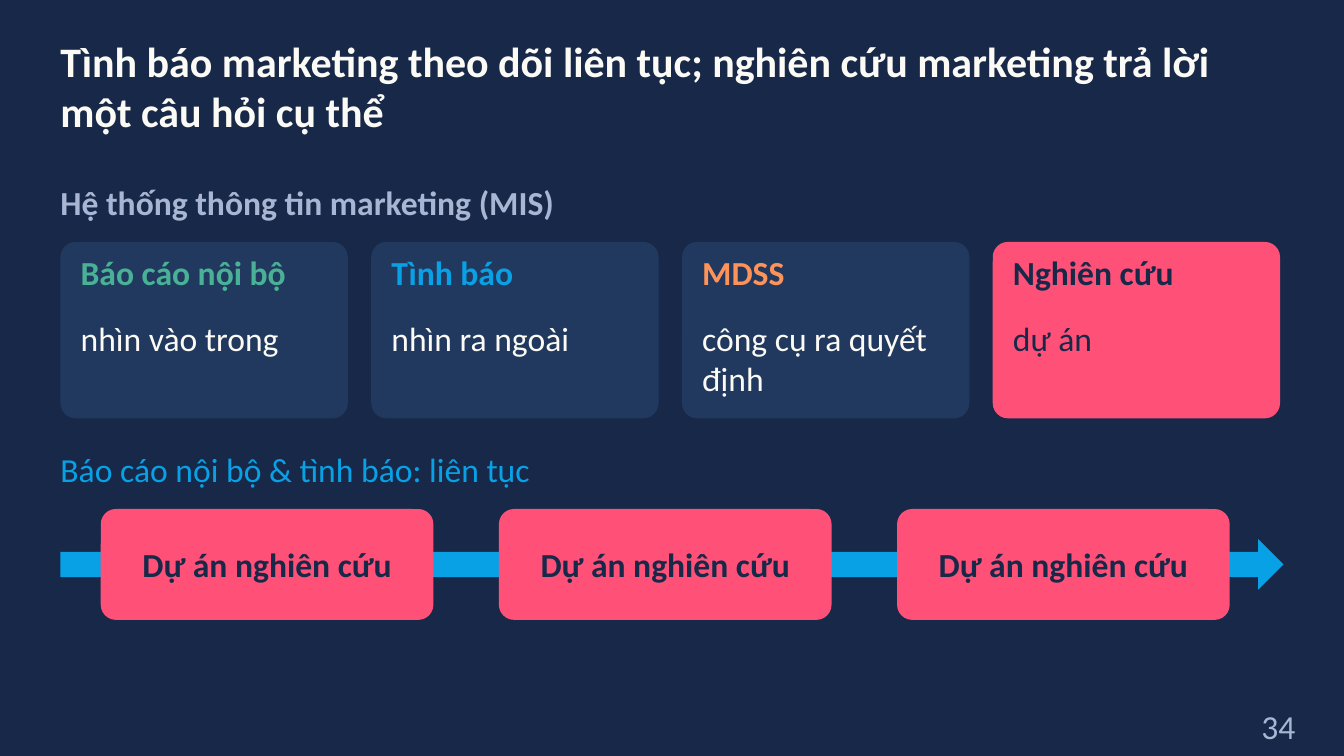
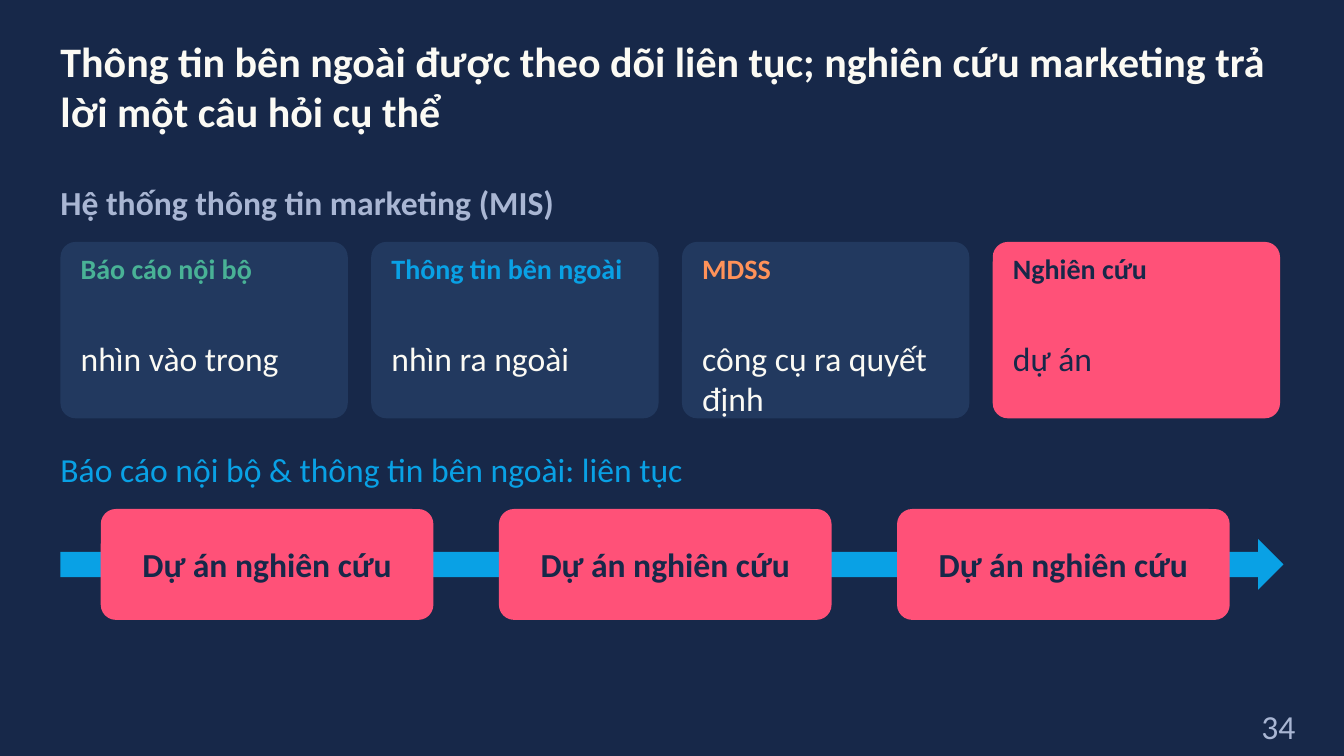
Before and after one commit to dnbaoquyen/teaching-skills, a slide deck: slide 34 of courses/MKT1107/slides/W1_slides_v2.pptx. Drawn at 1344x756 pixels with LibreOffice and Linux fonts; fonts in the diff are those of the drawing. Boxes give left, top, right and bottom in pixels: in the first picture for what was removed or moved away, otherwise in the second. Text is boxed around its words. In the diff, an @@ line names an element or a change of style, - is before the commit and + after.

```diff
--- a/courses/MKT1107/slides/W1_slides_v2.pptx
+++ b/courses/MKT1107/slides/W1_slides_v2.pptx
@@ title at [60,47,1264,135]: text changed @@
-Tình báo marketing theo dõi liên tục; nghiên cứu marketing trả lời một câu hỏi cụ thể
+Thông tin bên ngoài được theo dõi liên tục; nghiên cứu marketing trả lời một câu hỏi cụ thể
@@ text at [391,259,622,284]: text changed; size 24 to 20 pt @@
-Tình báo
+Thông tin bên ngoài
@@ size 24 to 20 pt in 3 elements at [81,259,252,284], [702,260,771,279], [1013,259,1147,284] @@
@@ text "nhìn vào trong": place and size @@
-text "nhìn vào trong" at [81,327,279,357]
+text "nhìn vào trong" at [81,347,279,377]
@@ text "nhìn ra ngoài": place and size @@
-text "nhìn ra ngoài" at [391,327,569,357]
+text "nhìn ra ngoài" at [391,347,569,377]
@@ text "công cụ ra quyết định": place and size @@
-text "công cụ ra quyết định" at [702,325,927,397]
+text "công cụ ra quyết định" at [702,345,927,417]
@@ text "dự án": place and size @@
-text "dự án" at [1013,327,1092,357]
+text "dự án" at [1013,347,1092,377]
@@ text at [60,458,682,488]: text changed @@
-Báo cáo nội bộ & tình báo: liên tục
+Báo cáo nội bộ & thông tin bên ngoài: liên tục
```
Also in this commit, not shown: 1 other slide changed, 4 other files.
